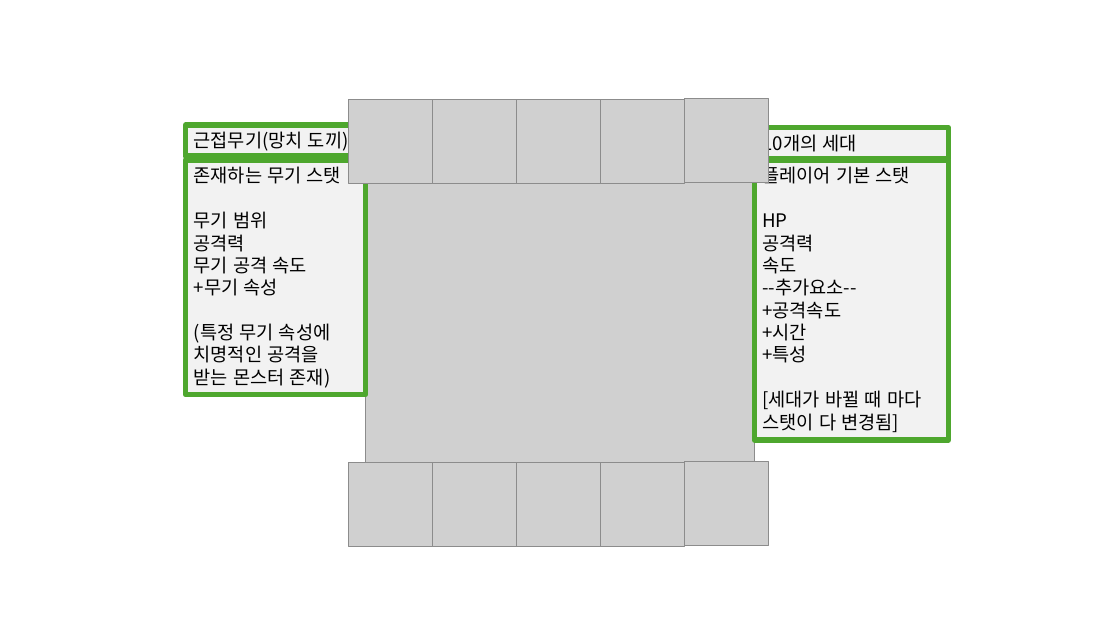
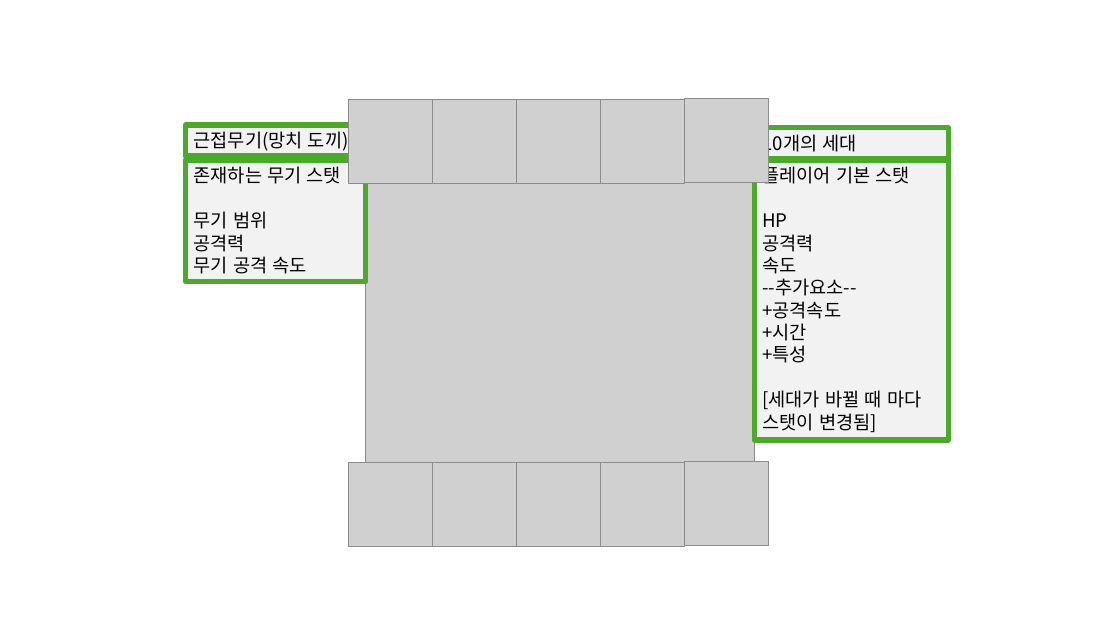
Before and after one commit to Younjaehyung/2DGP-PROJECT, a slide deck: slide 7 of 2DGP_project1.pptx. Drawn at 1120x630 pixels with LibreOffice and Linux fonts; fonts in the diff are those of the drawing; grey boxes stand for pictures; background and template pictures are left out. Boxes give left, top, right and bottom in pixels: in the first picture for what was removed or moved away, otherwise in the second. Text is boxed around its words. In the diff, an @@ line names an element or a change of style, - is before the commit and + after.

```diff
--- a/2DGP_project1.pptx
+++ b/2DGP_project1.pptx
@@ rectangle "존재하는 무기 스탯": place and size @@
-rectangle "존재하는 무기 스탯" at [186,160,366,395]
+rectangle "존재하는 무기 스탯" at [186,160,366,282]
@@ text in rectangle at [194,278,331,388]: paragraphs removed @@
-+무기 속성
-(특정 무기 속성에 치명적인 공격을 받는 몬스터 존재)
@@ text in rectangle at [762,390,921,433]: text changed @@
-[세대가 바뀔 때 마다 스탯이 다 변경됨]
+[세대가 바뀔 때 마다 스탯이 변경됨]
```
Also in this commit, not shown: 4 other slides changed, 4 slides added, 1 other file.
